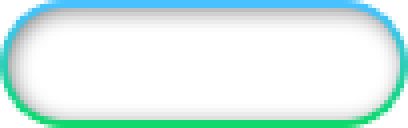
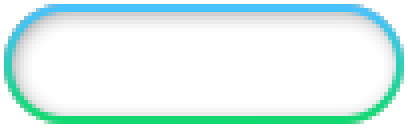
Comparing the layer stacks of the two w=408, h=128 images. Changes:
added layer "圆角按钮_2 边框" above "圆角按钮_2" over [left=4, top=4, right=404, bottom=124]
